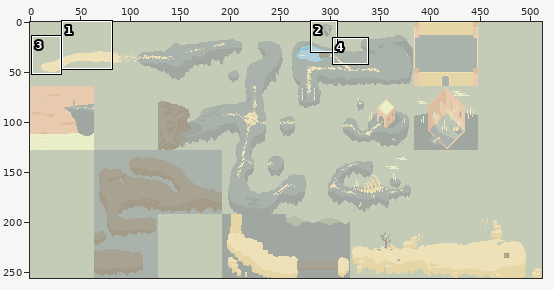
Two states of a sprite sheet, map.png. Above, an overview of the earlier version with the close-up marked.
Close-up. Before the commit:
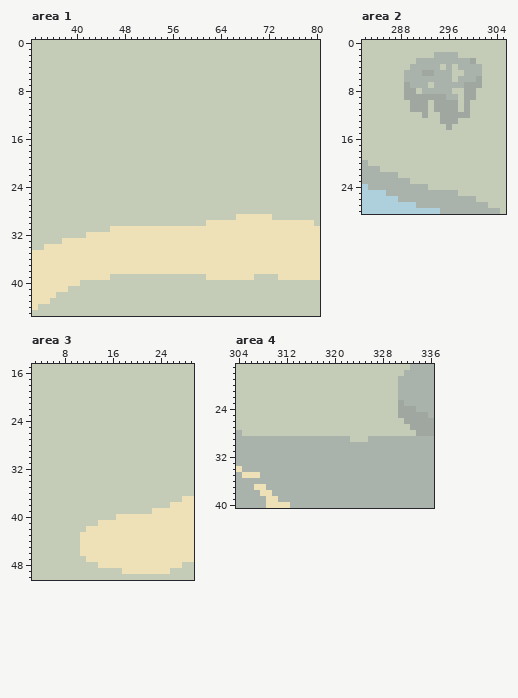
The file is 512x256 pixels. Colours within 5 levels of each other are drawn and written as one. Shown: area 1: x 33..80, y 0..45; area 2: x 282..305, y 0..28; area 3: x 3..29, y 15..50; area 4: x 304..336, y 17..40. The commit also changed other parts of the picture, which this record leaves out.
After:
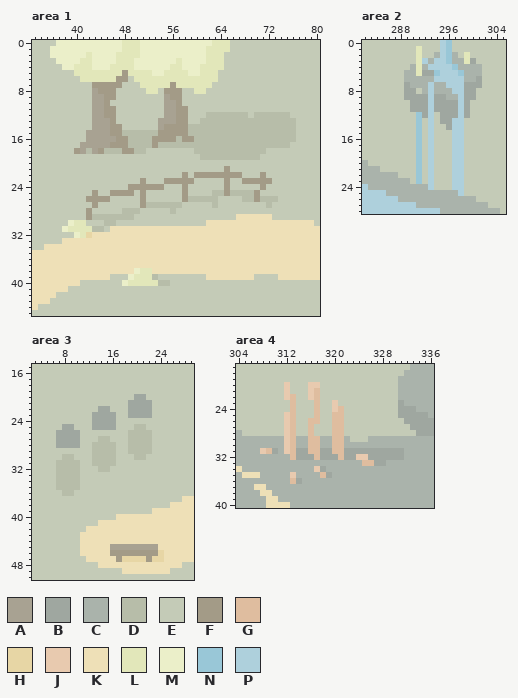
Palette (. is transparent): A #a8a292  B #9fa7a0  C #aab3ab  D #b7bda9  E #c4cbb7  F #a39b87  G #dfbd9f  H #e7d6a5  J #e8caaf  K #eee0b7  L #e2e7ba  M #ebefc9  N #99c7d7  P #aed0dc
Difference:
Area 1:
y 0: x 37..65 EEEEEEEEEEEEEEEEEEEEEEEEEEEEE -> MMMMMMMMMMMLLLMMMMMMMMMMMMLLL
y 1: x 36..65 EEEEEEEEEEEEEEEEEEEEEEEEEEEEEE -> MMMMMMMMMMMMLLLMMMMMMMMMMMLLLL
y 2: x 36..64 EEEEEEEEEEEEEEEEEEEEEEEEEEEEE -> MMMMMMLMMMMLLLLMMMMMMMMMMMLLL
y 3: x 37..64 EEEEEEEEEEEEEEEEEEEEEEEEEEEE -> MMMMLLMMMMLLLMMMMMMMLMMMMLLL
y 4: x 38..64 EEEEEEEEEEEEEEEEEEEEEEEEEEE -> MMLLLMMMLLLLMMMMMMLLMMMLLLL
y 5: x 40..63 EEEEEEEEEEEEEEEEEEEEEEEE -> LLLLLLLLFLLLLMMLLLLMMLLL
y 6: x 41..48 EEEEEEEE -> LLLLLLFF; x 50..63 EEEEEEEEEEEEEE -> LLLLLLLLLLLLLL
y 7: x 43..47 EEEEE -> FFFFF; x 51..62 EEEEEEEEEEEE -> LLLLLFLLLLLL
y 8: x 43..46 EEEE -> AFFF; x 52..53 EE -> LL; x 55..57 EEE -> FFF; x 60..61 EE -> LL
y 9: x 43..46 EEEE -> AAFF; x 55..57 EEE -> AFF
y 10: x 43..45 EEE -> AAF; x 55..57 EEE -> AAF
y 11: x 43..46 EEEE -> AAFF; x 55..58 EEEE -> AAFF
y 12: x 43..46 EEEE -> AAFF; x 55..58 EEEE -> AAFF; x 62..68 EEEEEEE -> DDDDDDD; x 70..75 EEEEEE -> DDDDDD
y 13: x 43..46 EEEE -> AAAF; x 54..58 EEEEE -> AAAFF; x 61..76 EEEEEEEEEEEEEEEE -> DDDDDDDDDDDDDDDD
y 14: x 43..47 EEEEE -> AAAFF; x 54..76 EEEEEEEEEEEEEEEEEEEEEEE -> AFFFFDDDDDDDDDDDDDDDDDD
y 15: x 42..76 EEEEEEEEEEEEEEEEEEEEEEEEEEEEEEEEEEE -> AAAAFFDDDDDDFFFFFDDDDDDDDDDDDDDDDDD
y 16: x 42..76 EEEEEEEEEEEEEEEEEEEEEEEEEEEEEEEEEEE -> AAAAAFFDDDDFFFFDFFDDDDDDDDDDDDDDDDD
y 17: x 41..75 EEEEEEEEEEEEEEEEEEEEEEEEEEEEEEEEEEE -> AAAAAFFFDDDDFDDDDDDDDDDDDDDDDDDDDDD
y 18: x 40..51 EEEEEEEEEEEE -> FADAFDDDFFDD; x 60..71 EEEEEEEEEEEE -> DDDDDDDDDDDD
y 19: x 61..70 EEEEEEEEEE -> DDDDDDDDDD
y 21: x 65 E -> F
y 22: x 58 E -> F; x 60..67 EEEEEEEE -> FFFFFFFF; x 71 E -> F
y 23: x 51 E -> F; x 55..59 EEEEE -> FFFFF; x 65 E -> F; x 68..72 EEEEE -> FFFFF
y 24: x 49..54 EEEEEE -> FFFFFF; x 58 E -> F; x 65 E -> F; x 71 E -> F
y 25: x 43 E -> F; x 46..49 EEEE -> FFFF; x 51 E -> F; x 58 E -> F; x 63..70 EEEEEEEE -> DDFDDDDF
y 26: x 42..45 EEEE -> FFFF; x 51 E -> F; x 58..63 EEEEEE -> FDDDDD; x 68..73 EEEEEE -> DDFDDD
y 27: x 43 E -> F; x 51..57 EEEEEEE -> FDDDDDD; x 63 E -> D; x 72 E -> D
y 28: x 42 E -> F; x 48..50 EEE -> DDD; x 56 E -> D
y 29: x 42..49 EEEEEEEE -> FDDDDDDD
y 30: x 39..41 EEE -> MLL; x 45..46 EE -> DD
y 31: x 38..44 EEEEEEE -> MLLLLDD
y 32: x 40..42 EEK -> MLH
y 38: x 50..52 KKK -> MLL
y 39: x 49..53 EEEEE -> MLLLD
y 40: x 48..55 EEEEEEEE -> MLLLLLDD
Area 2:
y 0: x 295..296 EE -> PN
y 1: x 291 E -> L; x 295..296 EE -> PN
y 2: x 291 E -> L; x 295..296 CC -> PN; x 299 E -> L
y 3: x 291..292 CC -> LP; x 294..296 CCC -> PPN; x 299 C -> L
y 4: x 291 C -> L; x 293..297 CCECE -> PPPPN
y 5: x 291 C -> L; x 294..298 CCCEE -> NPPPN
y 6: x 294..298 CCCEC -> PPPPP
y 7: x 293 E -> P; x 296..298 CCC -> PPP
y 8: x 293 C -> P; x 297..298 EE -> PP
y 9: x 293 B -> P; x 298 E -> P
y 10..11: x 293 E -> P; x 298 E -> P
y 12: x 291 E -> N; x 293 E -> P; x 298 B -> P
y 13: x 291 E -> N; x 293 E -> P; x 297..298 BE -> PP
y 14..23: x 291 E -> N; x 293 E -> P; x 297..298 EE -> PP
y 24: x 293 E -> P; x 297..298 EE -> PP
y 25: x 298 E -> P
Area 3:
y 20: x 20..21 EE -> BB
y 21: x 19..22 EEEE -> BBBB
y 22: x 14..15 EE -> BB; x 19..22 EEEE -> BBBB
y 23: x 13..16 EEEE -> BBBB; x 19..22 EEEE -> BBBB
y 24: x 13..16 EEEE -> BBBB
y 25: x 8..9 EE -> BB; x 13..16 EEEE -> BBBB; x 20..21 EE -> DD
y 26: x 7..10 EEEE -> BBBB; x 19..22 EEEE -> DDDD
y 27: x 7..10 EEEE -> BBBB; x 14..15 EE -> DD; x 19..22 EEEE -> DDDD
y 28: x 7..10 EEEE -> BBBB; x 13..16 EEEE -> DDDD; x 19..22 EEEE -> DDDD
y 29: x 13..16 EEEE -> DDDD; x 19..22 EEEE -> DDDD
y 30: x 8..9 EE -> DD; x 13..16 EEEE -> DDDD; x 20..21 EE -> DD
y 31: x 7..10 EEEE -> DDDD; x 13..16 EEEE -> DDDD
y 32: x 7..10 EEEE -> DDDD; x 14..15 EE -> DD
y 33..35: x 7..10 EEEE -> DDDD
y 36: x 8..9 EE -> DD
y 45: x 16..23 KKKKKKKK -> AAAAAAAA
y 46: x 16..24 KKKKKKKKK -> FFFFFFFFH
y 47: x 17..24 KKKKKKKK -> FHHHHFHH
Area 4:
y 20: x 312 E -> J; x 316..317 EE -> JJ
y 21: x 312 E -> J; x 316..317 EE -> JG
y 22: x 312..313 EE -> JG; x 316..317 EE -> JG
y 23: x 313 E -> G; x 317 E -> G; x 320 E -> J
y 24: x 313 E -> G; x 317 E -> G; x 320..321 EE -> JG
y 25: x 312..313 EE -> JG; x 317 E -> G; x 320..321 EE -> GG
y 26: x 312..313 EE -> JG; x 316..317 EE -> GG; x 320..321 EE -> GG
y 27..28: x 312..313 EE -> JG; x 316 E -> G; x 320..321 EE -> GG
y 29..30: x 312..313 CC -> JG; x 316..317 CC -> GG; x 320..321 CC -> GG
y 31: x 308..310 CCC -> JGB; x 312..331 CCCCCCCCCCCCCCCCCCCC -> JGBBGGBBGGBBBBBBBBBB
y 32: x 313..331 CCCCCCCCCCCCCCCCCCC -> GBBBGBBBGBBJJBBBBBB
y 33: x 325..328 CCCC -> GGBB
y 34: x 317..318 CC -> JB
y 35: x 313 C -> J; x 318..319 CC -> GB
y 36: x 313..314 CC -> GB
